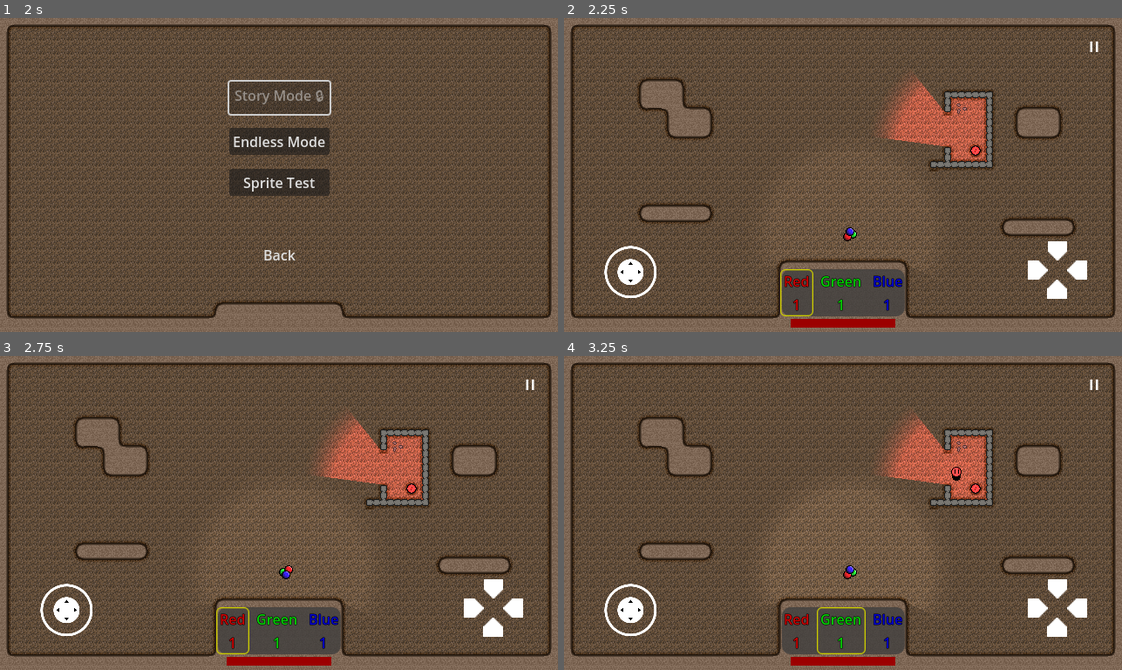
Above: before the commit, frames 1-4 (two rows, left to right).
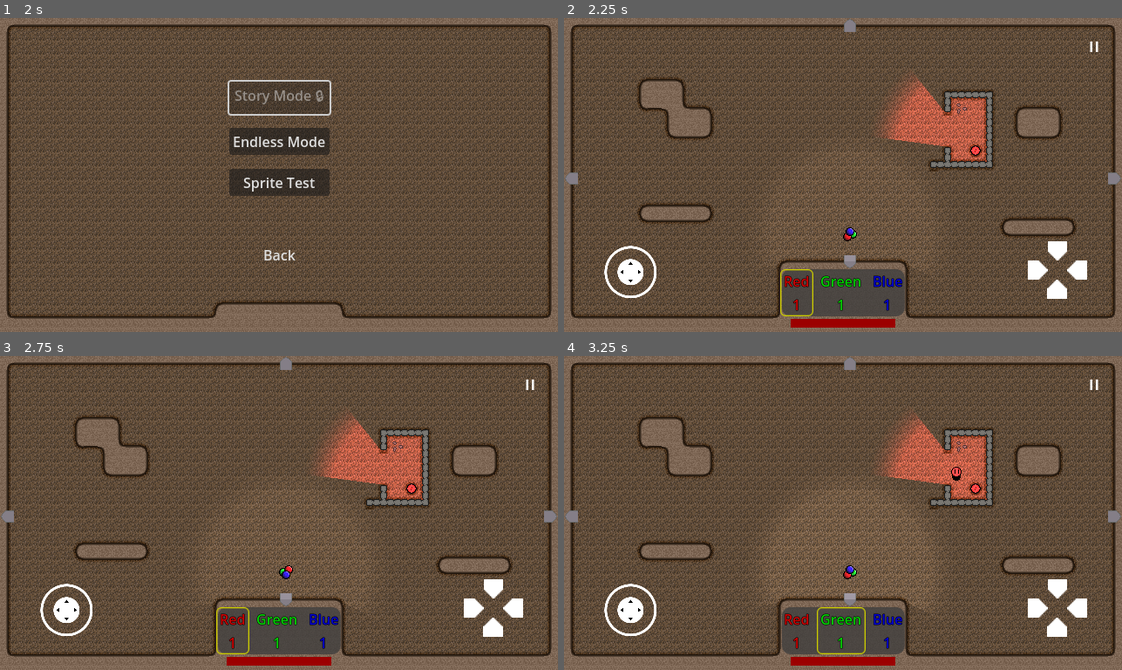
Above: after the commit, the same moments.

Repository: Degenerate-Games/shadows-below
Game: Godot game, scene res://scenes/menus/main_menu.tscn
Same seed, same stepped clock (60 frames per second), same inputs: the game is played once before the commit and once after it. Sound files missing from this copy of the repository are replaced by a short silence.
Inputs (mouse positions are in pixels of both pictures, inside the frame that each line leads up to):
- Up to frame 1 (2 s): click (279, 206) at 0.5 s; click (279, 206) at 1.25 s
- Up to frame 2 (2.25 s): click "Endless Mode" at 2 s
- Up to frame 3 (2.75 s): no input
- Up to frame 4 (3.25 s): tap Enter at 2.75 s; move the mouse to (965, 497) at 2.77 s; hold L (mixing_ui_right) from 2.78 s (still down); tap B (bake) at 2.85 s; click (965, 497) at 2.92 s

Frame 1 is identical in both runs. In frame 2, 0.3% of the frame differs, in the area x 0-100%, y 0-80%; in frame 3, 0.3%; in frame 4, 0.3%.
Error in both runs: Division by zero error in operator '/'. (res://scripts/room.gd:28)

Commit message:
Add temporary door graphics and fix room loading

Diff:
--- a/scenes/doors/door_a.tscn
+++ b/scenes/doors/door_a.tscn
@@ -1,6 +1,7 @@
-[gd_scene load_steps=3 format=3 uid="uid://chp8ikeeqqgly"]
+[gd_scene load_steps=4 format=3 uid="uid://chp8ikeeqqgly"]
 
 [ext_resource type="Script" path="res://scripts/doors/door.gd" id="1_m0pu8"]
+[ext_resource type="Texture2D" uid="uid://dhahrqu7wdsr8" path="res://assets/sprites/doors/temp_door_closed.png" id="2_m0uth"]
 
 [sub_resource type="RectangleShape2D" id="RectangleShape2D_4jd05"]
 size = Vector2(32, 20)
@@ -13,4 +14,8 @@
 disabled = true
 debug_color = Color(0.317647, 0.286275, 0.54902, 0.901961)
 
+[node name="Sprite2D" type="Sprite2D" parent="."]
+rotation = -1.5708
+texture = ExtResource("2_m0uth")
+
 [connection signal="body_entered" from="." to="." method="_on_body_entered"]
--- a/scripts/doors/door.gd
+++ b/scripts/doors/door.gd
@@ -6,22 +6,33 @@
 	if not connected_room:
 		connected_room = get_parent().get_parent().generate_room()
 	connected_room.show()
+	connected_room.process_mode = PROCESS_MODE_INHERIT
 	connected_room.bake_after(2)
 	get_parent().hide()
+	get_parent().process_mode = PROCESS_MODE_DISABLED
 	var player = get_tree().get_first_node_in_group("player")
 	match name:
 		"West Door":
-			player.global_position = get_tree().get_nodes_in_group("player_spawn").bsearch_custom("East Spawn", func (a, b) -> int: return a.name.compare_to(b))
+			player.global_position = get_spawn_position("East Spawn")
 		"East Door":
-			player.global_position = get_tree().get_nodes_in_group("player_spawn").bsearch_custom("West Spawn", func (a, b) -> int: return a.name.compare_to(b))
+			player.global_position = get_spawn_position("West Spawn")
 		"North Door":
-			player.global_position = get_tree().get_nodes_in_group("player_spawn").bsearch_custom("South Spawn", func (a, b) -> int: return a.name.compare_to(b))
+			player.global_position = get_spawn_position("South Spawn")
 		"South Door":
-			player.global_position = get_tree().get_nodes_in_group("player_spawn").bsearch_custom("North Spawn", func (a, b) -> int: return a.name.compare_to(b))
+			player.global_position = get_spawn_position("North Spawn")
 
 func _on_room_complete():
+	print("Room Complete")
+	$Sprite2D.texture = load("res://assets/sprites/doors/temp_door_open.png")
 	$CollisionShape2D.disabled = false
 
-func _on_body_entered(body:Node2D):
+func get_spawn_position(spawn_name: String) -> Vector2:
+	for child in connected_room.get_children():
+		if child.is_in_group("player_spawn") and child.name == spawn_name:
+			return child.global_position
+	return Vector2()
+
+func _on_body_entered(body: Node2D):
+	print(body)
 	if body.is_in_group("player"):
 		enter()
--- a/scripts/level_generator.gd
+++ b/scripts/level_generator.gd
@@ -131,6 +131,7 @@
 		var key = load("res://scenes/items/key_light.tscn").instantiate()
 		key.position = key_tile * tile_map.tile_set.tile_size + tile_map.tile_set.tile_size / 2
 		print ("Key Tile: ", key_tile, "Key Position: ", key.position)
+		key.key_unlocked.connect(room._on_key_unlocked)
 		room.add_key(key)
 
 	# Place doors
@@ -139,14 +140,22 @@
 	room.room_complete.connect(door._on_room_complete)
 	door.position = Vector2i(0, y_tiles / 2) * tile_map.tile_set.tile_size + tile_map.tile_set.tile_size / 2
 	door.name = "West Door"
-	room.add_child(door.duplicate())
+	room.add_child(door)
+	door = load("res://scenes/doors/door_a.tscn").instantiate()
+	room.room_complete.connect(door._on_room_complete)
+	door.rotate(PI)
 	door.position = Vector2i(x_tiles - 1, y_tiles / 2) * tile_map.tile_set.tile_size + tile_map.tile_set.tile_size / 2
 	door.name = "East Door"
-	room.add_child(door.duplicate())
+	room.add_child(door)
+	door = load("res://scenes/doors/door_a.tscn").instantiate()
+	room.room_complete.connect(door._on_room_complete)
 	door.rotate(PI / 2)
 	door.position = Vector2i(x_tiles / 2, 0) * tile_map.tile_set.tile_size + tile_map.tile_set.tile_size / 2
 	door.name = "North Door"
-	room.add_child(door.duplicate())
+	room.add_child(door)
+	door = load("res://scenes/doors/door_a.tscn").instantiate()
+	room.room_complete.connect(door._on_room_complete)
+	door.rotate(-PI / 2)
 	door.position = Vector2i(x_tiles / 2, y_tiles - 6) * tile_map.tile_set.tile_size + tile_map.tile_set.tile_size / 2
 	door.name = "South Door"
 	room.add_child(door)
Binary file added: !!! DONT SHIP/aseprite/temp_door.aseprite
Binary file added: assets/sprites/doors/temp_door_closed.png
Not shown, added: assets/sprites/doors/temp_door_closed.png.import
Binary file added: assets/sprites/doors/temp_door_open.png
Not shown, added: assets/sprites/doors/temp_door_open.png.import
